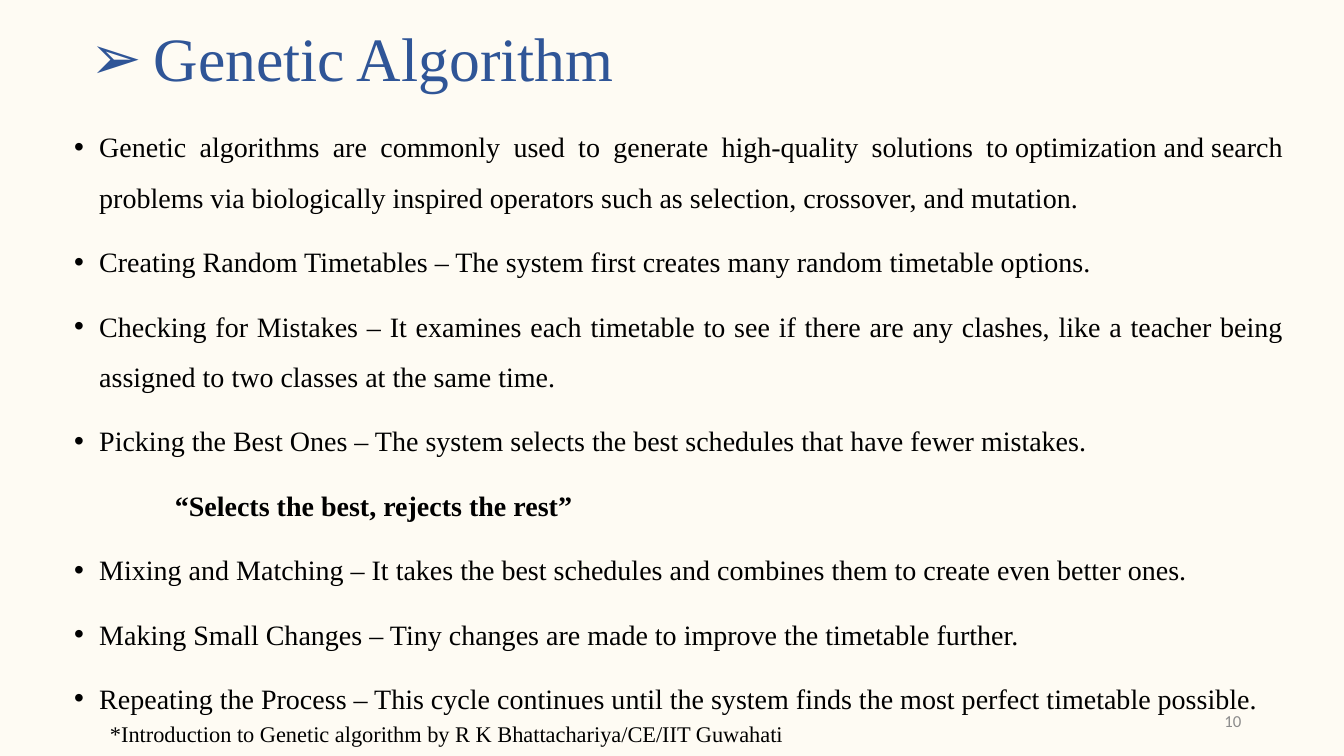
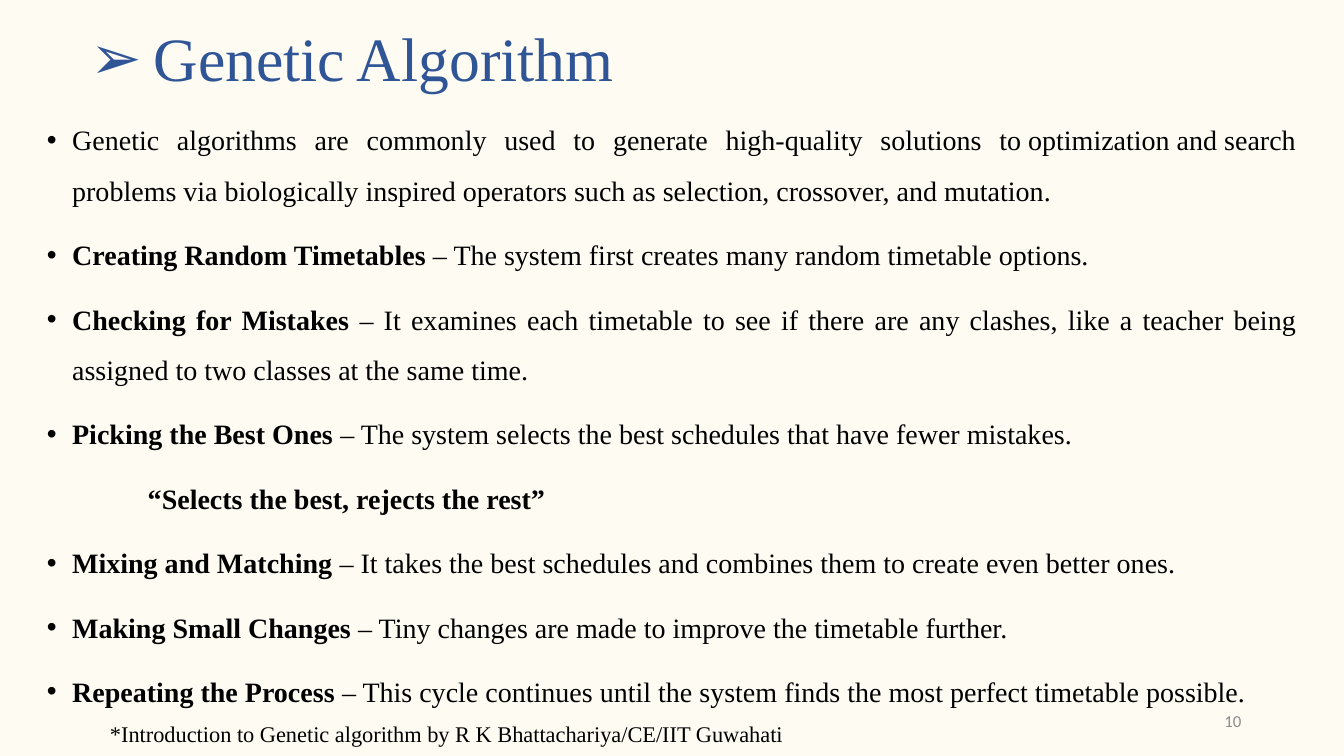
Before and after one commit to s-saanvi/Collection, a slide deck: slide 10 of Synopsis/Synopsis Presentation.pptx. Drawn at 1344x756 pixels with LibreOffice and Linux fonts; fonts in the diff are those of the drawing. Boxes give left, top, right and bottom in pixels: in the first picture for what was removed or moved away, otherwise in the second. Text is boxed around its words. In the diff, an @@ line names an element or a change of style, - is before the commit and + after.

```diff
--- a/Synopsis/Synopsis Presentation.pptx
+++ b/Synopsis/Synopsis Presentation.pptx
@@ text "Genetic algorithms are commonly used ...": place and size @@
-text "Genetic algorithms are commonly used ..." at (99, 137, 1283, 715)
+text "Genetic algorithms are commonly used ..." at (72, 130, 1296, 708)
@@ text at (72, 245, 1296, 708): bold on in "Creating Random Timetables", "Checking for Mistakes", "Picking the Best Ones", "Mixing and Matching" and 2 more places @@
```
Also in this commit, not shown: 8 other slides changed, 1 slide removed, 4 other files.
